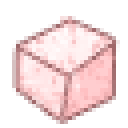
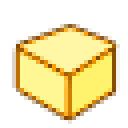
Revision of a layered w=128, h=128 image; what changed, layer by layer:
hid "Слой 5" over [16, 16, 116, 120]
painted on "Фигура 3 (копия) 3" over [20, 20, 116, 76]
painted on "Фигура 2 (копия) 3" over [64, 40, 116, 120]
painted on "Фигура 1 (копия) 3" over [16, 48, 76, 120]
